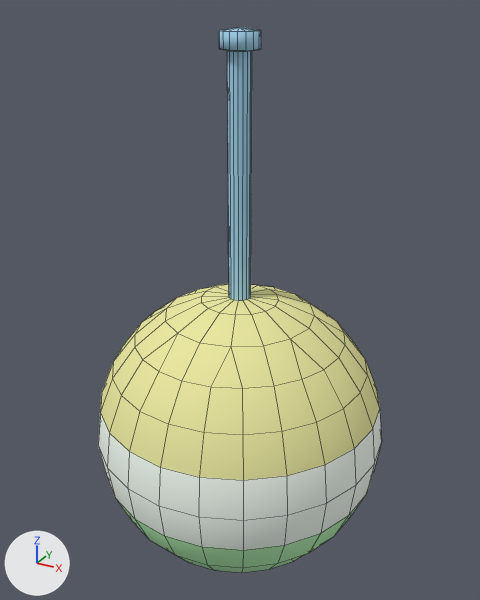
The FBX model Assets/Models/vertoball.fbx: old version first, new version second.
Before and after are seen from a 50 mm lens placed at (0.776, -1.411, 1.479), pointed at (-0.01, 0.019, 0.764). Lighting does not change. The marker at lower left points along +X, +Y and +Z. The first picture is the older version. Mesh edges are drawn as thin lines. Where no turn or scale is listed for an object, it has been applied to the vertices.

In view in the first picture: 'vertoball'.
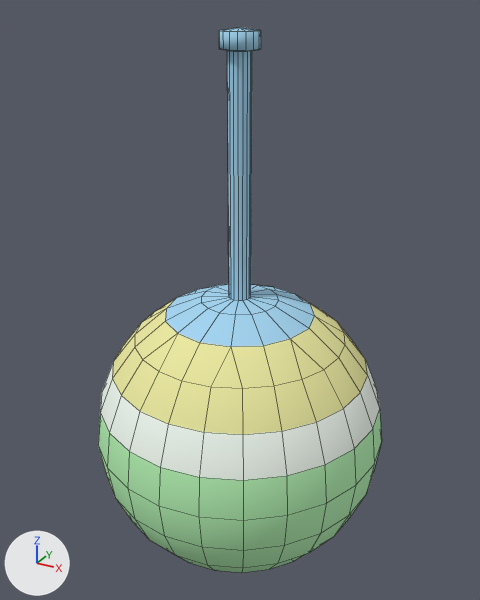
Diff of the bpy script that builds the scene:
```diff
--- a/Assets/Models/vertoball.fbx.py
+++ b/Assets/Models/vertoball.fbx.py
@@ me_mesh @@
 me_mesh.from_pydata(...)  # 298 vertices, 320 faces; spans x -0.4..0.4, y -0.4..0.4, z -0.008..1.439
 # used by ob_vertoball; location = (0.0, 0.0, 0.0)
+# me_mesh part 1: all 32 faces centred in x -0.145..0.145, y -0.145..0.145, z 0.758..0.781 switch from mat_material__60 (beige #ebe99f) to mat_material__72 (blue #a4d5f0)
+# me_mesh part 2: all 24 faces centred in x -0.36..0.36, y -0.36..0.36, z 0.543 switch from mat_material__60 (beige #ebe99f) to mat_material__25 (white #f3fcf3)
+# me_mesh part 3: all 48 faces that had it switch from mat_material__25 (white #f3fcf3) to mat_material__48 (green #b4f1b3)
```

Pixel boxes [x1, y1, x2, y2] of what changed, in the pictures (480 x 600 px):
part 1 of me_mesh, recoloured (beige to blue): [165, 284, 315, 347] in both
part 2 of me_mesh, recoloured (beige to white): [100, 362, 380, 480] in both
part 3 of me_mesh, recoloured (white to green): [98, 410, 382, 550] in both
